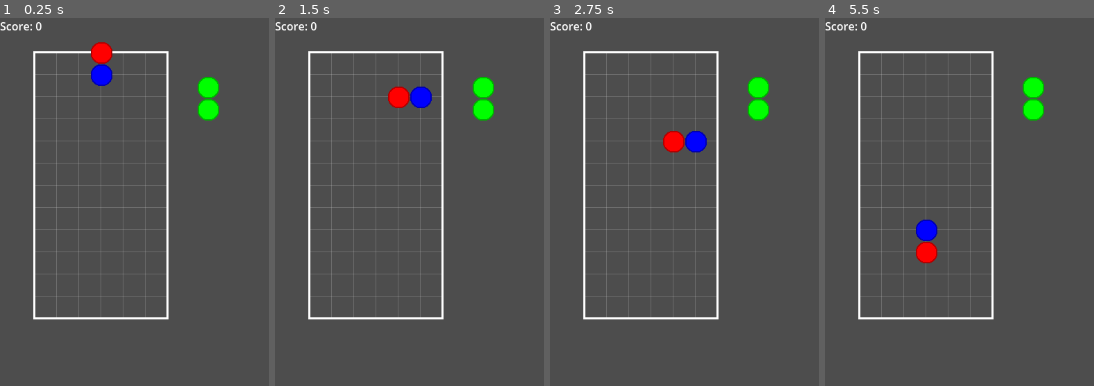
Above: before the commit, frames 1-4 (left to right).
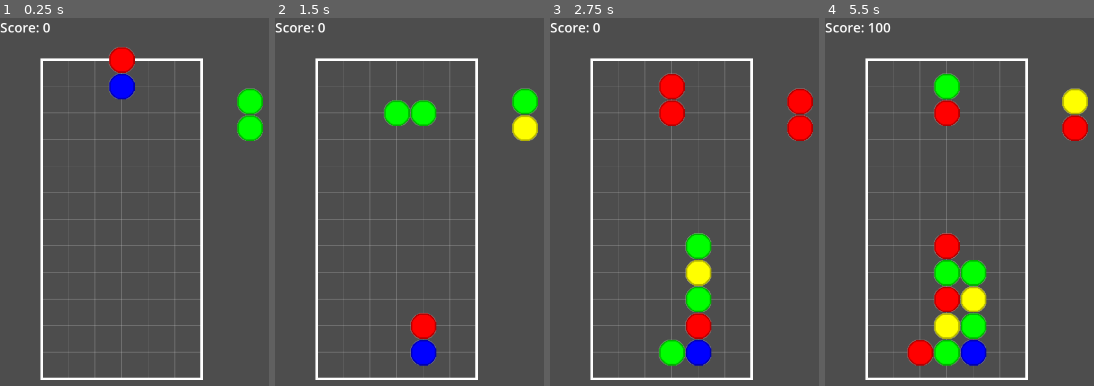
Above: after the commit, the same moments.

Repository: csmallfield/PuyoPuyo
Game: Godot game, scene res://scenes/Main.tscn
Same seed, same stepped clock (60 frames per second), same inputs: the game is played once before the commit and once after it. The engine's default icon, where the game draws it, is replaced by a stand-in: a white triangle on a blue panel in a dark square.
Inputs:
- Up to frame 1 (0.25 s): no input
- Up to frame 2 (1.5 s): tap Enter at 0.5 s; hold Right (move_right) 0.53-1.28 s; hold Space (fast_drop, bound only after the commit) 0.53-1.28 s; hold Down (move_down) from 1.28 s (still down); tap Up (rotate_piece) at 1.35 s
- Up to frame 3 (2.75 s): tap Space (fast_drop, bound only after the commit) at 1.55 s; release Down (move_down) at 2.03 s; hold Right (move_right) from 2.03 s (still down); hold Space (fast_drop, bound only after the commit) from 2.03 s (still down)
- Up to frame 4 (5.5 s): release Space (fast_drop, bound only after the commit) at 2.78 s; tap Space (fast_drop, bound only after the commit) at 2.85, 3.8, 4.35 s; tap R (restart) at 3.5, 5 s; release Right (move_right) at 3.53 s; hold Up (rotate_piece) 3.53-4.28 s; hold Left (move_left) 3.53-5.03 s; hold Down (move_down) from 5.03 s (still down); hold Space (fast_drop, bound only after the commit) from 5.03 s (still down)

The runs differ from the first frame. In frame 1, 11% of the frame differs, in the area x 0-98%, y 1-99%; in frame 2, 12%; in frame 3, 15%; in frame 4, 17%.

Commit message:
Added Fast Drop
Added fast drop feature

Diff:
--- a/puyopuyo_prototype/project.godot
+++ b/puyopuyo_prototype/project.godot
@@ -18,6 +18,12 @@
 [autoload]
 
 GameState="*res://scripts/GameState.gd"
+
+[display]
+
+window/size/viewport_width=1920
+window/size/viewport_height=1080
+window/stretch/scale=2.0
 
 [input]
 
@@ -50,3 +56,8 @@
 "events": [Object(InputEventKey,"resource_local_to_scene":false,"resource_name":"","device":-1,"window_id":0,"alt_press …(192 unchanged characters)…
 ]
 }
+fast_drop={
+"deadzone": 0.2,
+"events": [Object(InputEventKey,"resource_local_to_scene":false,"resource_name":"","device":-1,"window_id":0,"alt_pressed":false,"shift_pressed":false,"ctrl_pressed":false,"meta_pressed":false,"pressed":false,"keycode":0,"physical_keycode":32,"key_label":0,"unicode":32,"location":0,"echo":false,"script":null)
+]
+}
--- a/puyopuyo_prototype/scenes/Piece.tscn
+++ b/puyopuyo_prototype/scenes/Piece.tscn
@@ -7,4 +7,5 @@
 script = ExtResource("1_tk1p6")
 
 [node name="Sprite2D" type="Sprite2D" parent="."]
+scale = Vector2(0.09375, 0.09375)
 texture = ExtResource("2_lxuho")
--- a/puyopuyo_prototype/scripts/Grid.gd
+++ b/puyopuyo_prototype/scripts/Grid.gd
@@ -102,6 +102,8 @@
 		rotate_piece()
 	elif event.is_action_pressed("move_down"):
 		move_piece_down()
+	elif event.is_action_pressed("fast_drop"):
+		fast_drop_piece()
 
 func move_piece_horizontal(direction):
 	var new_pos = current_piece_pair.grid_position + Vector2(direction, 0)
@@ -116,6 +118,18 @@
 		current_piece_pair.set_pixel_position(grid_to_pixel(new_pos))
 	else:
 		place_piece_pair()
+
+func fast_drop_piece():
+	# Keep moving down until we can't anymore
+	while true:
+		var new_pos = current_piece_pair.grid_position + Vector2(0, 1)
+		if can_place_piece_pair(current_piece_pair, new_pos):
+			current_piece_pair.set_grid_position(new_pos)
+			current_piece_pair.set_pixel_position(grid_to_pixel(new_pos))
+		else:
+			# Can't move down anymore, place the piece
+			place_piece_pair()
+			break
 
 func rotate_piece():
 	current_piece_pair.rotate_pieces()
--- a/puyopuyo_prototype/scripts/Piece.gd
+++ b/puyopuyo_prototype/scripts/Piece.gd
@@ -2,14 +2,17 @@
 # Piece.gd - Individual piece (puyo)
 
 var color = Color.WHITE
-@onready var sprite = $Sprite2D
+var sprite = null
 
 func _ready():
-	if not sprite:
-		sprite = Sprite2D.new()
-		add_child(sprite)
+	# Create the sprite node
+	sprite = Sprite2D.new()
+	add_child(sprite)
 
-	# Create a simple colored circle
+	# Create a simple colored circle texture
+	create_piece_texture()
+
+func create_piece_texture():
 	var texture = ImageTexture.new()
 	var image = Image.create(32, 32, false, Image.FORMAT_RGBA8)
 	image.fill(Color.TRANSPARENT)
@@ -29,4 +32,4 @@
 func set_color(new_color):
 	color = new_color
 	if sprite:
-		_ready()  # Recreate the texture with new color
+		create_piece_texture()
